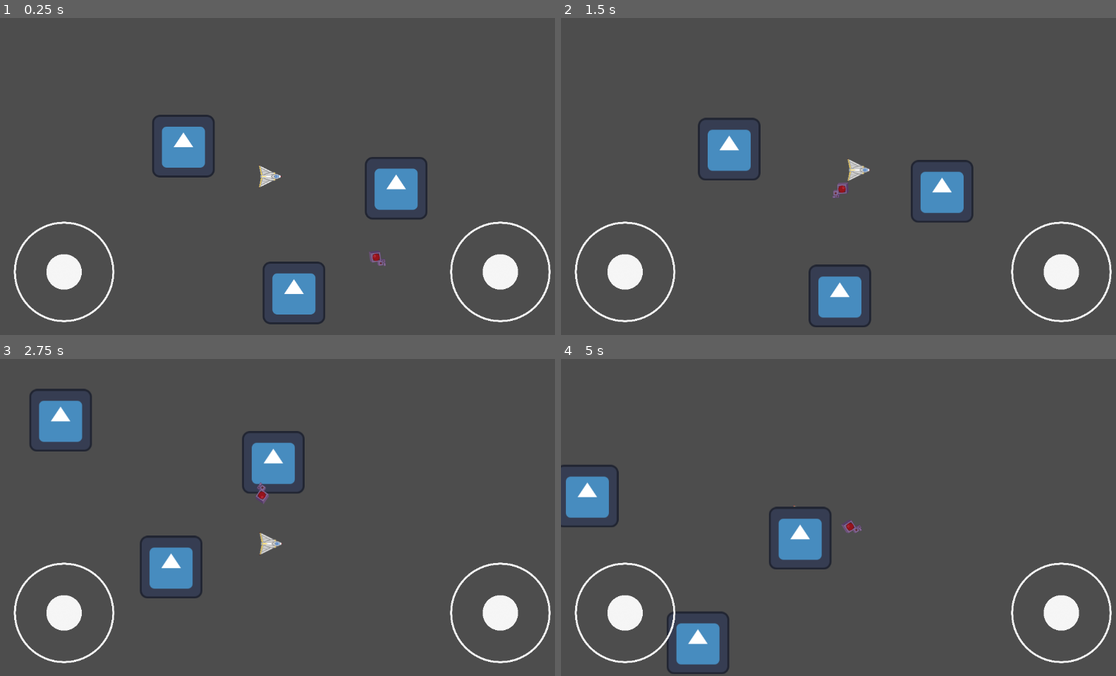
Above: before the commit, frames 1-4 (two rows, left to right).
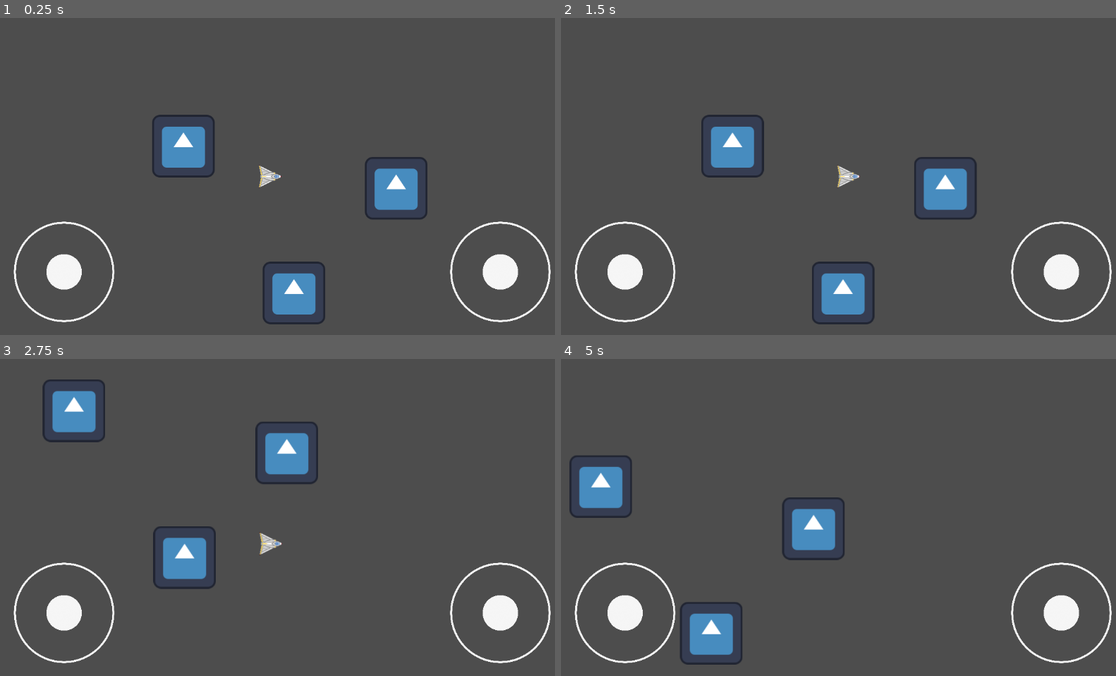
Above: after the commit, the same moments.

Repository: Archit-Dubey/GDC-2D-Shooter
Game: Godot game, scene res://Scenes/main.tscn
Same seed, same stepped clock (60 frames per second), same inputs: the game is played once before the commit and once after it. The engine's default icon, where the game draws it, is replaced by a stand-in: a white triangle on a blue panel in a dark square.
Inputs (mouse positions are in pixels of both pictures, inside the frame that each line leads up to):
- Up to frame 1 (0.25 s): no input
- Up to frame 2 (1.5 s): click (627, 271) at 0.52 s; move the mouse to (966, 160) at 1.27 s; hold D (right) from 1.28 s (still down)
- Up to frame 3 (2.75 s): move the mouse to (166, 533) at 2.02 s; release D (right) at 2.03 s; hold S (down) from 2.03 s (still down)
- Up to frame 4 (5 s): move the mouse to (899, 447) at 2.77 s; release S (down) at 2.78 s; hold D (right) 2.78-3.53 s; move the mouse to (816, 580) at 3.52 s; hold W (up) 3.53-4.28 s; move the mouse to (1010, 565) at 4.27 s; hold A (left) from 4.28 s (still down)

The runs differ from the first frame. In frame 1, less than 0.1% of the frame differs, in the area x 66-70%, y 73-79%; in frame 2, 3.1%; in frame 3, 4.8%, in the area x 5-58%, y 6-76%; in frame 4, 4.7%.

Commit message:
Enemy Spawner added, Spawned enemy are stored in a container to make things eaiser to sort out and also count the number of enemies at any given time

Diff:
--- a/GDC Shooter 2D/Scenes/main.tscn
+++ b/GDC Shooter 2D/Scenes/main.tscn
@@ -1,11 +1,14 @@
-[gd_scene load_steps=5 format=3 uid="uid://d20ga7d1n8k7w"]
+[gd_scene load_steps=6 format=3 uid="uid://d20ga7d1n8k7w"]
 
+[ext_resource type="Script" path="res://Scenes/Main.gd" id="1_vefof"]
 [ext_resource type="PackedScene" uid="uid://cx0ed02rryg76" path="res://Scenes/gui.tscn" id="1_w257l"]
 [ext_resource type="PackedScene" uid="uid://xcee157fq5ca" path="res://Scenes/player.tscn" id="2_irpq3"]
 [ext_resource type="Texture2D" uid="uid://mib7garokarc" path="res://icon.svg" id="3_qbbl1"]
 [ext_resource type="PackedScene" uid="uid://oo738ersgkxq" path="res://Scenes/chaser_enemy.tscn" id="4_0taoq"]
 
 [node name="Main" type="Node2D"]
+script = ExtResource("1_vefof")
+enemy_scenes = Array[PackedScene]([ExtResource("4_0taoq")])
 
 [node name="GUI" parent="." instance=ExtResource("1_w257l")]
 
@@ -23,5 +26,9 @@
 position = Vector2(223, 138)
 texture = ExtResource("3_qbbl1")
 
-[node name="Chaser_Enemy" parent="." instance=ExtResource("4_0taoq")]
-position = Vector2(660, 397)
+[node name="Enemy_Spawner_Timer" type="Timer" parent="."]
+autostart = true
+
+[node name="Enemy_Container" type="Node" parent="."]
+
+[connection signal="timeout" from="Enemy_Spawner_Timer" to="." method="_on_enemy_spawner_timer_timeout"]
--- a/GDC Shooter 2D/Scripts/Chaser_Enemy.gd
+++ b/GDC Shooter 2D/Scripts/Chaser_Enemy.gd
@@ -2,7 +2,7 @@
 
 
 @export var speed = 200  # Adjust this value to control the speed of the enemy
-@onready var player=$"../Player"
+@onready var player=$"/root/Main/Player"
 
 func _ready():
 		# Start moving towards the player
